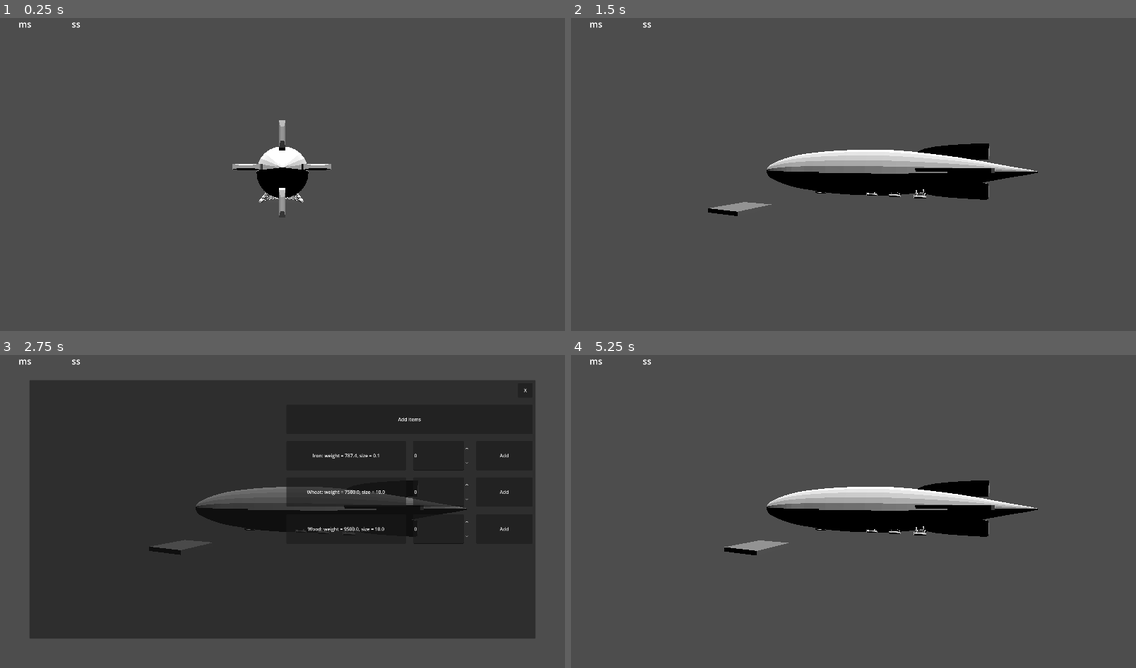
Above: before the commit, frames 1-4 (two rows, left to right).
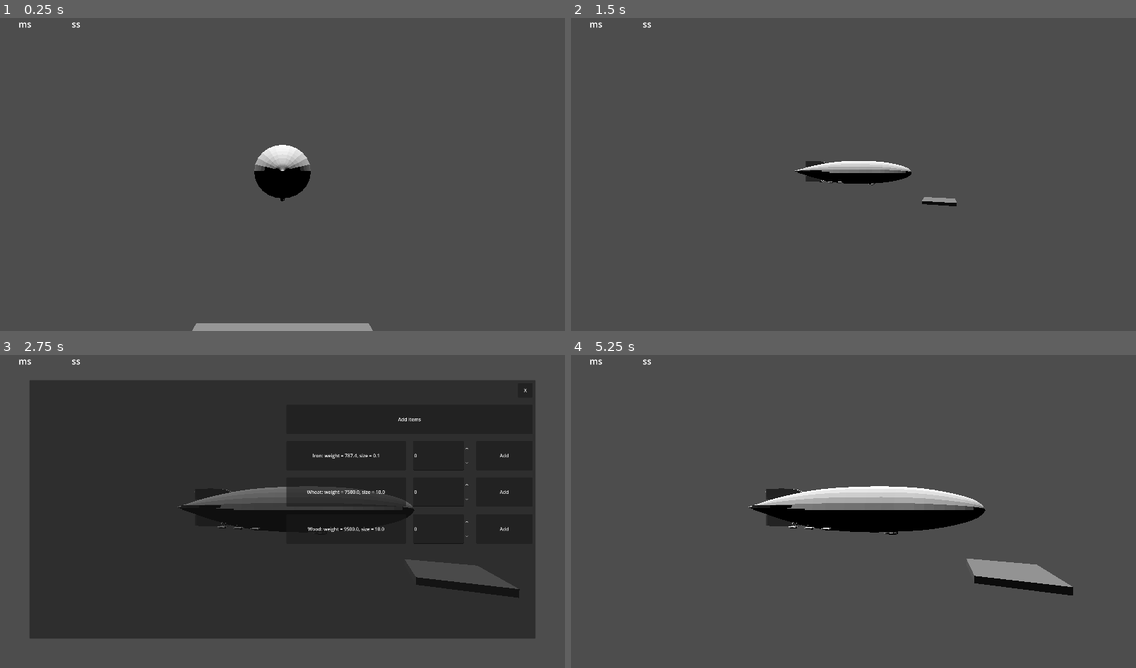
Above: after the commit, the same moments.

Repository: Manenderrr/airship-gamejam-thing
Game: Godot game, scene res://main.tscn
The game is run twice, just before and just after one commit, with the same random seed, the same clock (stepped at 60 frames per second) and the same inputs.
Inputs (mouse positions are in pixels of both pictures, inside the frame that each line leads up to):
- Up to frame 1 (0.25 s): no input
- Up to frame 2 (1.5 s): tap Enter at 0.5 s; move the mouse to (881, 171) at 0.52 s; hold Mouse wheel up (camera_zoom_in, bound only after the commit) 0.53-1.28 s; hold W (airship_forward) from 0.53 s (still down); tap Mouse wheel down (camera_zoom_out, bound only after the com… at 0.8, 1.35 s; move the mouse to (825, 174) at 1.27 s
- Up to frame 3 (2.75 s): tap Mouse wheel up (camera_zoom_in, bound only after the commit) at 1.55 s; move the mouse to (339, 439) at 2.02 s; release W (airship_forward) at 2.03 s; hold A (airship_right) from 2.03 s (still down); hold X (landing) from 2.03 s (still down); click (339, 439) at 2.17 s; tap Mouse wheel down (camera_zoom_out, bound only after the com… at 2.3 s
- Up to frame 4 (5.25 s): move the mouse to (825, 574) at 2.77 s; release A (airship_right) at 2.78 s; release X (landing) at 2.78 s; hold W (airship_forward) 2.78-3.53 s; tap Z (takeoff) at 2.85 s; click (825, 574) at 2.92 s; tap Mouse wheel up (camera_zoom_in, bound only after the commit) at 3.05 s; move the mouse to (1023, 558) at 3.52 s; hold D (airship_left) 3.53-4.25 s; hold Mouse wheel up (camera_zoom_in, bound only after the commit) 3.53-4.25 s; click (1023, 558) at 3.67 s; tap Mouse wheel down (camera_zoom_out, bound only after the com… at 3.8 s; click "Add" at 4.25 s; click "X" at 5 s

The runs differ from the first frame. In frame 1, 1.7% of the frame differs, in the area x 34-66%, y 32-100%; in frame 2, 5.4%, in the area x 24-83%, y 40-64%; in frame 3, 2.4%; in frame 4, 3.7%.

Commit message:
Smooooooth camera

Diff:
--- a/main.tscn
+++ b/main.tscn
@@ -45,12 +45,13 @@
 transform = Transform3D(-4.3710084e-08, -1, 0, 0.9999702, -4.371139e-08, 0, 0, 0, 0.9999702, 0, 0, 0)
 shape = SubResource("CapsuleShape3D_ig7tw")
 
-[node name="Node3D" type="Node3D" parent="Airship" unique_id=1016149159]
+[node name="Node3D" type="Node3D" parent="Airship" unique_id=1016149159 node_paths=PackedStringArray("camera")]
 transform = Transform3D(-4.371139e-08, 0, 1, 0, 1, 0, -1, 0, -4.371139e-08, 0, 0, 0)
 script = ExtResource("1_h2yge")
+camera = NodePath("Camera3D")
 
 [node name="Camera3D" type="Camera3D" parent="Airship/Node3D" unique_id=1200810796]
-transform = Transform3D(-1, 8.742277e-08, 0, 8.742278e-08, 0.99999994, 8.742277e-08, 7.642742e-15, 8.742277e-08, -0.99999994, 0, 0, -40)
+transform = Transform3D(1, 0, 0, 0, 0.99999994, 0, 0, 0, 0.99999994, 0, 0, 40)
 
 [node name="DirectionalLight3D" type="DirectionalLight3D" parent="." unique_id=189007976]
 transform = Transform3D(0.9989103, -0.04508392, -0.012065864, 0, -0.25853243, 0.9660026, -0.0466706, -0.96494997, -0.2582507, 0, 0, 0)
--- a/orbit_camera.gd
+++ b/orbit_camera.gd
@@ -3,11 +3,27 @@
 @onready var shipment_menu: = %ShipmentMenu
 
 @export var sensivity: float = 0.01
+@export var camera: Camera3D
+
+@export_group("Zoom", "zoom_")
+@export_range(0.1, 100.0, 1.0, "or_greater", "exp", "suffix:m") var zoom_min_camera_distance: float = 10
+@export_range(10.0, 1000.0, 1.0, "or_less", "exp", "suffix:m") var zoom_max_camera_distance: float = 100
+@export_range(0.01, 1, 0.1, "or_greater", "or_less", "suffix:s") var zoom_animation_duration: float = 0.1
+
+var zoom_tween: Tween
 
 var rotation_x: float = 0.0
 var rotation_y: float = 0.0
 
 const HALF_PI = PI / 2
+
+func zoom(multiplier: float):
+	if zoom_tween: zoom_tween.kill()
+	zoom_tween = create_tween()
+	zoom_tween.tween_property(self, ^"camera:position:z", camera.position.z * multiplier, zoom_animation_duration)
+
+func _ready():
+	assert(is_instance_valid(camera), "Camera is not set")
 
 func _input(event: InputEvent) -> void:
 	if(shipment_menu.in_shipment_menu == false):
@@ -18,10 +34,12 @@
 
 			basis = Basis.IDENTITY
 			rotate_object_local(Vector3.UP, -rotation_x)
-			rotate_object_local(Vector3.LEFT, rotation_y)
+			rotate_object_local(Vector3.LEFT, -rotation_y)
 
-		if event is InputEventMouseButton:
+		elif event is InputEventMouseButton:
 			Input.mouse_mode = Input.MOUSE_MODE_CAPTURED
-		if event is InputEventKey:
+			if event.is_action_pressed("camera_zoom_out"): zoom(2)
+			elif event.is_action_pressed("camera_zoom_in"): zoom(0.5)
+		elif event is InputEventKey:
 			if event.is_action_pressed("ui_cancel"):
 				Input.mouse_mode = Input.MOUSE_MODE_VISIBLE
--- a/project.godot
+++ b/project.godot
@@ -63,6 +63,16 @@
 "events": [Object(InputEventMouseButton,"resource_local_to_scene":false,"resource_name":"","device":-1,"window_id":0,"a …(253 unchanged characters)…
 ]
 }
+camera_zoom_in={
+"deadzone": 0.2,
+"events": [Object(InputEventMouseButton,"resource_local_to_scene":false,"resource_name":"","device":-1,"window_id":0,"alt_pressed":false,"shift_pressed":false,"ctrl_pressed":false,"meta_pressed":false,"button_mask":8,"position":Vector2(312.3672, 17.347656),"global_position":Vector2(321.3672, 65.34766),"factor":1.0,"button_index":4,"canceled":false,"pressed":true,"double_click":false,"script":null)
+]
+}
+camera_zoom_out={
+"deadzone": 0.2,
+"events": [Object(InputEventMouseButton,"resource_local_to_scene":false,"resource_name":"","device":-1,"window_id":0,"alt_pressed":false,"shift_pressed":false,"ctrl_pressed":false,"meta_pressed":false,"button_mask":16,"position":Vector2(215.67188, 10.285156),"global_position":Vector2(224.67188, 58.285156),"factor":1.0,"button_index":5,"canceled":false,"pressed":true,"double_click":false,"script":null)
+]
+}
 
 [physics]
 
